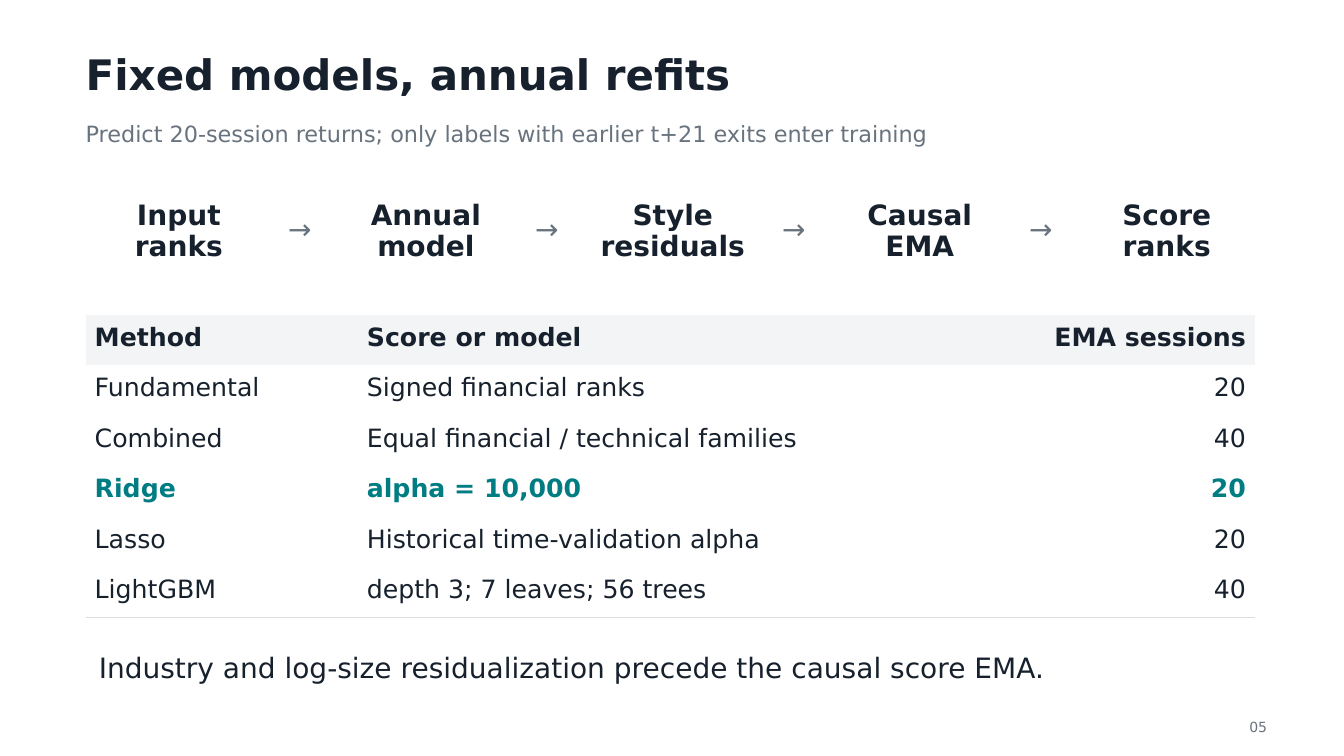
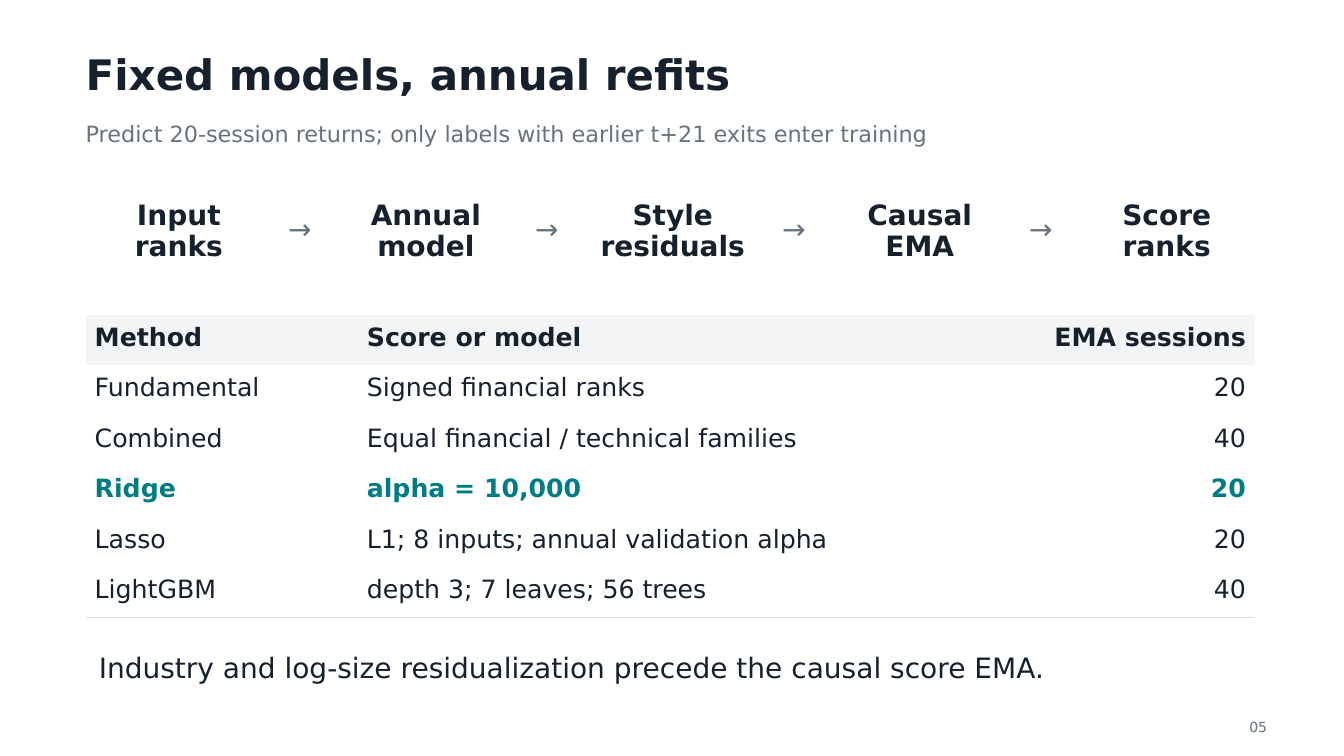
Before and after one commit to smallwhite1909/Investment-Group9, a slide deck: slide 5 of Presentation_Group9.pptx. Drawn at 1344x756 pixels with LibreOffice and Linux fonts; fonts in the diff are those of the drawing. Boxes give left, top, right and bottom in pixels: in the first picture for what was removed or moved away, otherwise in the second. Text is boxed around its words. In the diff, an @@ line names an element or a change of style, - is before the commit and + after.

```diff
--- a/Presentation_Group9.pptx
+++ b/Presentation_Group9.pptx
@@ table at [86, 315, 1255, 617] @@
-row 5, column 2: Historical time-validation alpha
+row 5, column 2: L1; 8 inputs; annual validation alpha
```
Also in this commit, not shown: 4 other slides changed, 7 other files.
